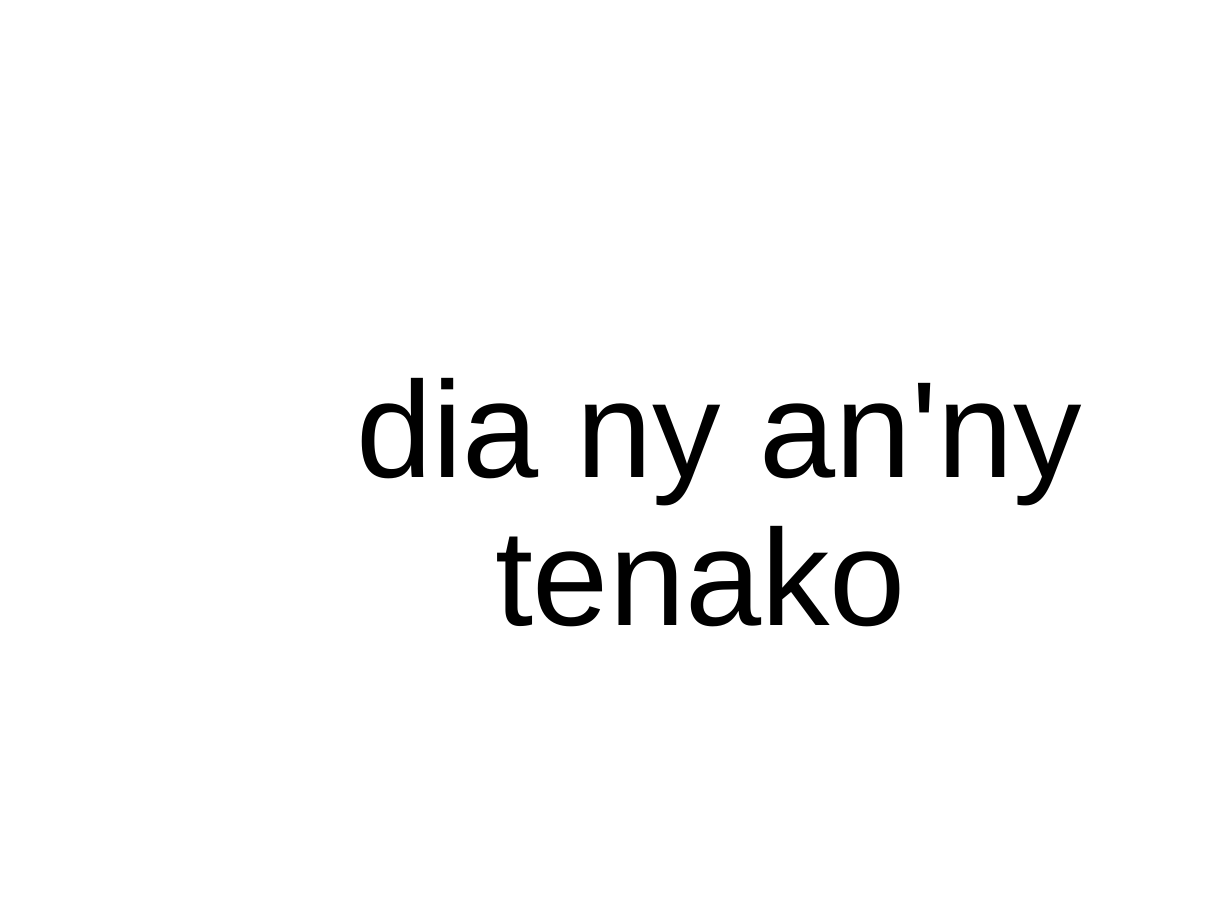
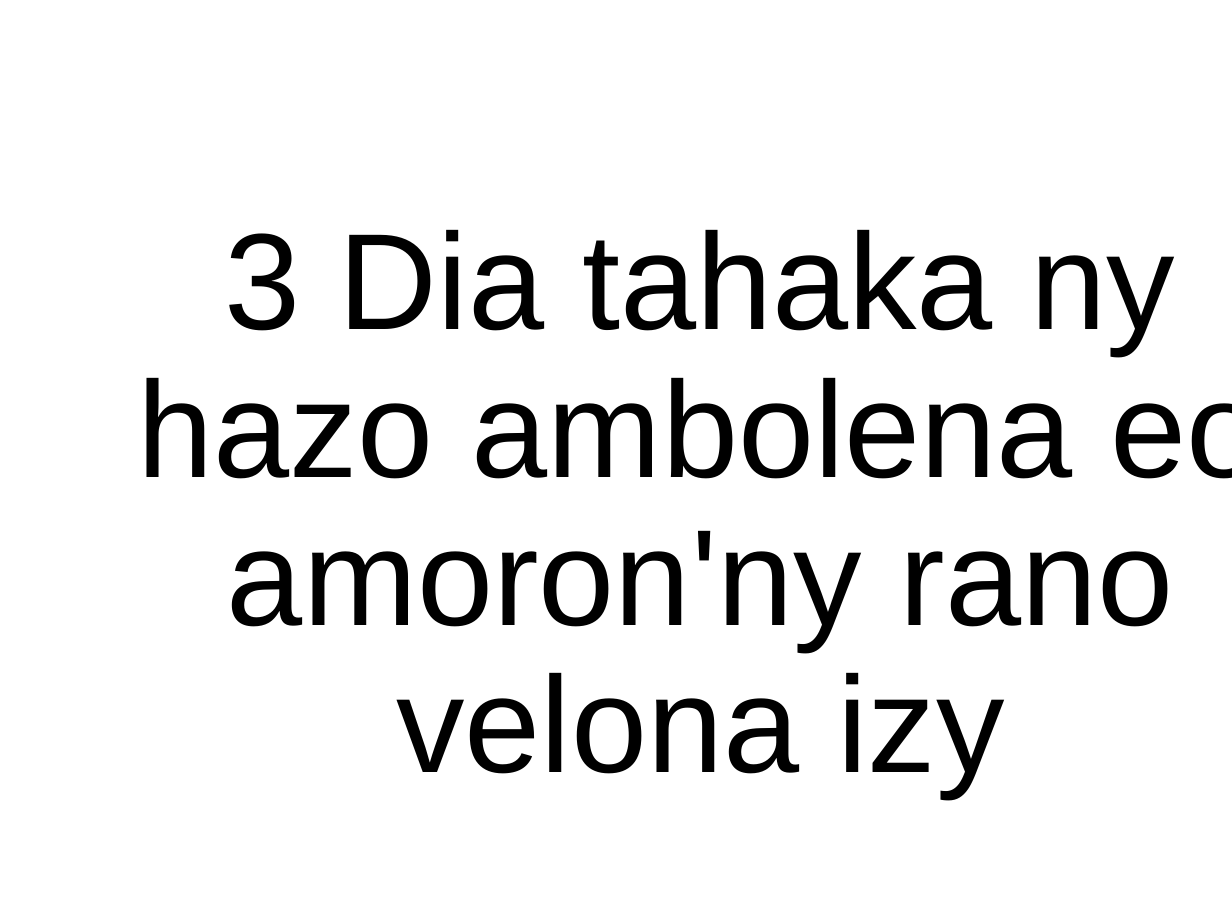
Before and after one commit to tsioryrovantsoa/baiboly-to-powerpoint, a slide deck: slide 6 of test.pptx (slide 18 before the commit). Drawn at 1232x924 pixels with LibreOffice and Linux fonts; fonts in the diff are those of the drawing; background and template pictures are left out. Boxes give left, top, right and bottom in pixels: in the first picture for what was removed or moved away, otherwise in the second. Text is boxed around its words. In the diff, an @@ line names an element or a change of style, - is before the commit and + after.

```diff
--- a/test.pptx
+++ b/test.pptx
@@ title at <box>137,229,1232,797</box>: text changed @@
-dia ny an'ny tenako
+3 Dia tahaka ny hazo ambolena eo amoron'ny rano velona izy
```
Also in this commit, not shown: 9 other slides changed, 1 slide added, 9 slides removed.
